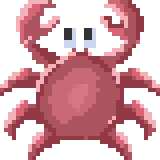
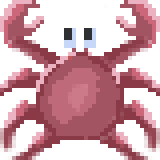
Comparing the layer stacks of the two w=160, h=160 images. Changes:
added layer "enemy ext underwater" above "enemy org underwater" over 0, 0, 160, 160
hid "Layer 0", opacity 80% → 100%, painted on it over 0, 0, 160, 160
